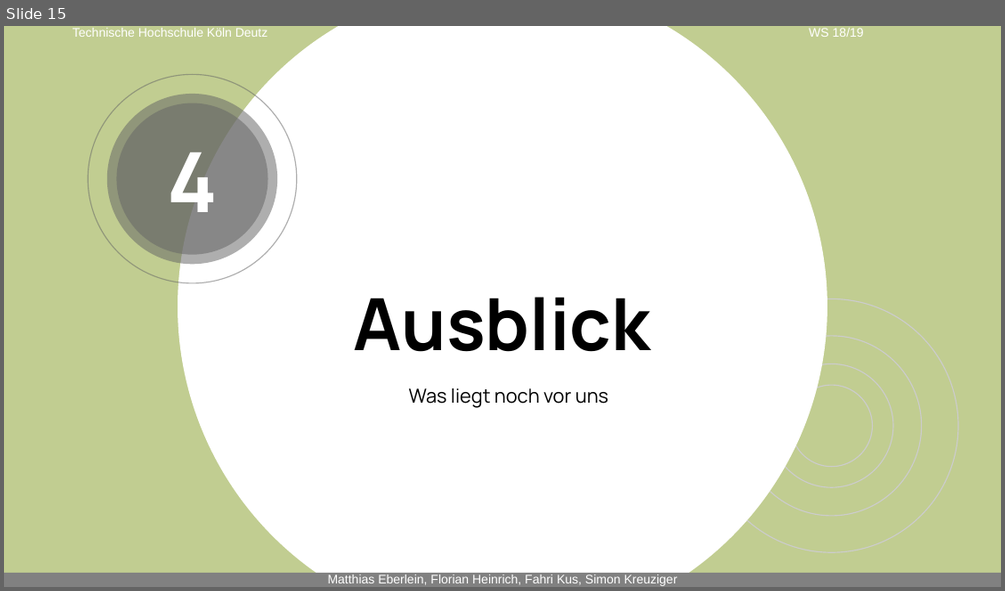
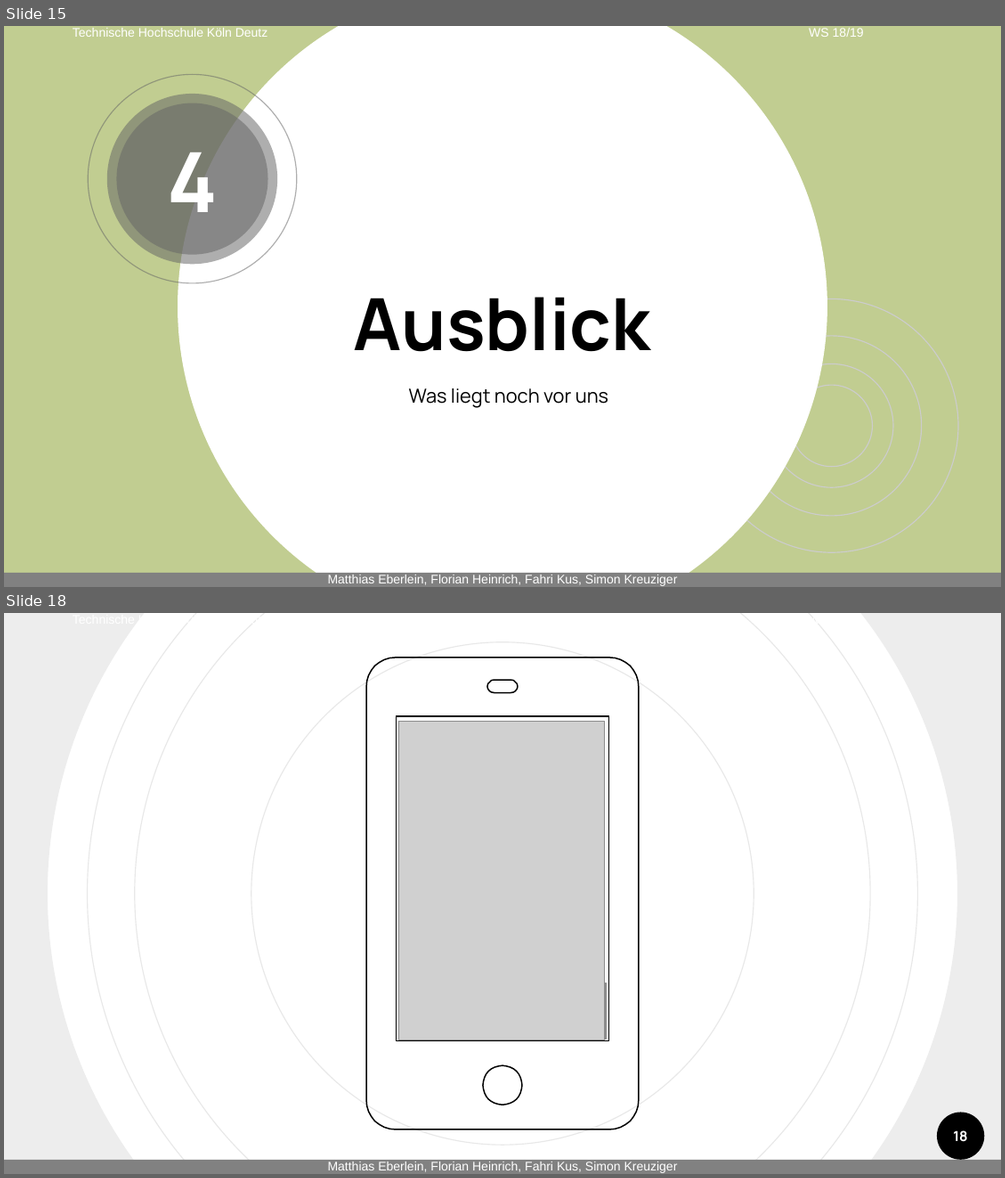
Before and after one commit to matthias-eb/SYP_team02, a slide deck: docs/Praesentation_Prototyp/Prototyp_Präsentation.pptx. Shown one above the other, each under a label of ours: slide 15 before the commit, slides 15 and 18 after it; the slides between them are not shown. The pictures are 1005x591 and 1005x1178 pixels, drawn with LibreOffice and Linux fonts; fonts in the diff are those of the drawing; grey boxes stand for pictures; background and template pictures are left out. Boxes give left, top, right and bottom in pixels: in the first picture for what was removed or moved away, otherwise in the second. Text is boxed around its words. In the diff, an @@ line names an element or a change of style, - is before the commit and + after.

```diff
--- a/docs/Praesentation_Prototyp/Prototyp_Präsentation.pptx
+++ b/docs/Praesentation_Prototyp/Prototyp_Präsentation.pptx
@@ slide 18 added at (4,613,1001,1174), background #FFFFFF; not listed: 5 template elements that a slide beside it also shows @@
@@ donut added at (4,613,1001,1174), fill #000000 at 7% opacity @@
@@ ellipse added at (88,613,918,1174), outline #E8E8E8 0.75 pt @@
@@ ellipse added at (135,613,870,1174), outline #E8E8E8 0.75 pt @@
@@ ellipse added at (251,641,753,1144), outline #E8E8E8 0.75 pt @@
@@ freeform shape added at (366,657,638,1129), outline #000000 0.96 pt @@
@@ picture added at (399,721,605,1039) @@
@@ picture added at (399,983,605,1039) @@
@@ ellipse added at (937,1111,985,1159), fill #000000 @@
@@ page number added at (953,1130,967,1142), 10 pt, text #FFFFFF, bold @@
+18
```
Also in this commit, not shown: 3 slides changed, 4 other slides added, 1 slide removed, 7 other files.
